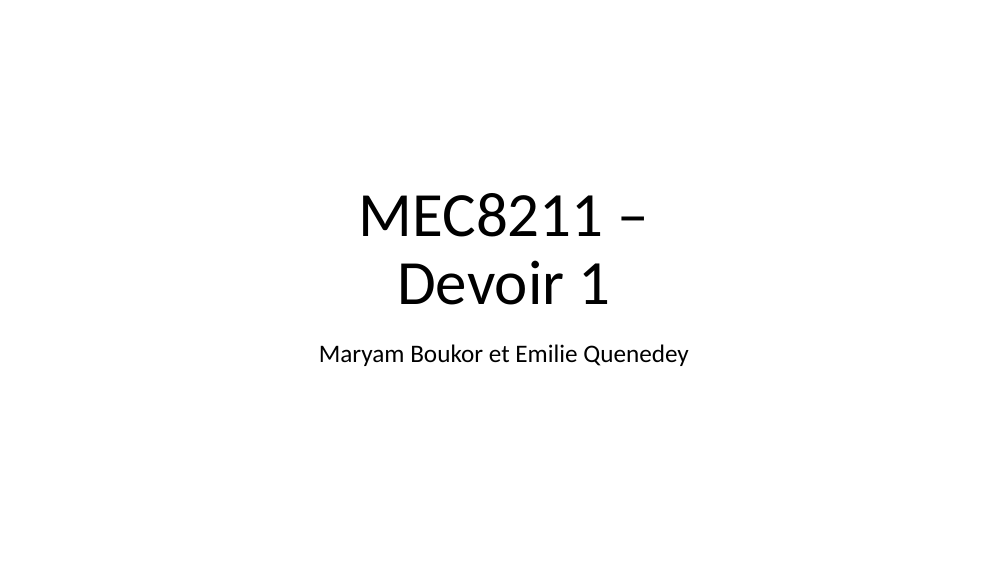
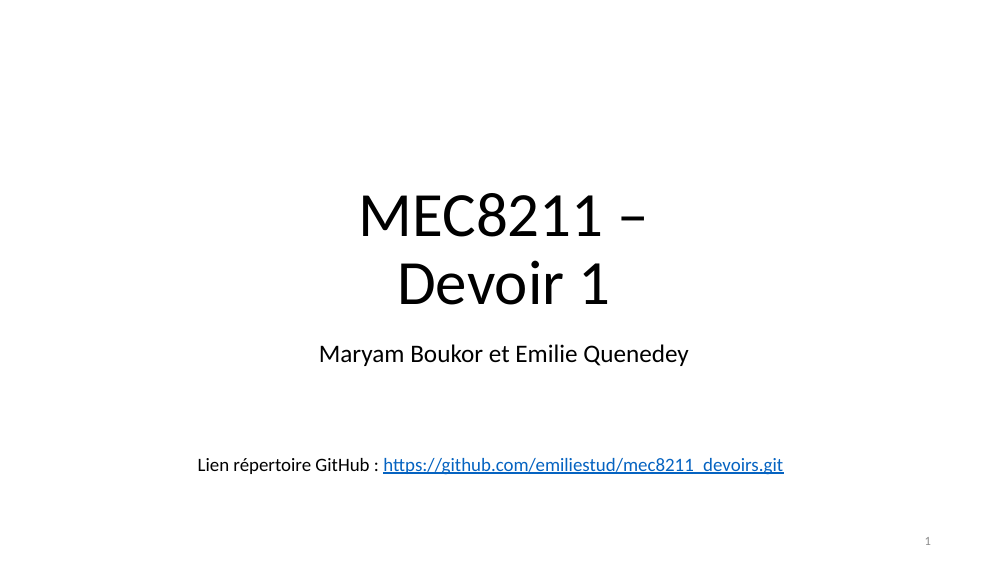
Before and after one commit to emiliestud/mec8211_devoirs, a slide deck: slide 1 of devoir1_presentation.pptx. Drawn at 1008x567 pixels with LibreOffice and Linux fonts; fonts in the diff are those of the drawing. Boxes give left, top, right and bottom in pixels: in the first picture for what was removed or moved away, otherwise in the second. Text is boxed around its words. In the diff, an @@ line names an element or a change of style, - is before the commit and + after.

```diff
--- a/devoir1_presentation.pptx
+++ b/devoir1_presentation.pptx
@@ text added at (x1=198, y1=458, x2=783, y2=475), 18 pt, text #0563C1, underline @@
+Lien répertoire GitHub : https://github.com/emiliestud/mec8211_devoirs.git
@@ page number added at (x1=925, y1=537, x2=931, y2=545), 12 pt, text #8C8C8C @@
+1
```
Also in this commit, not shown: 3 other slides changed, 5 slides added, 2 slides removed, 1 other file.
